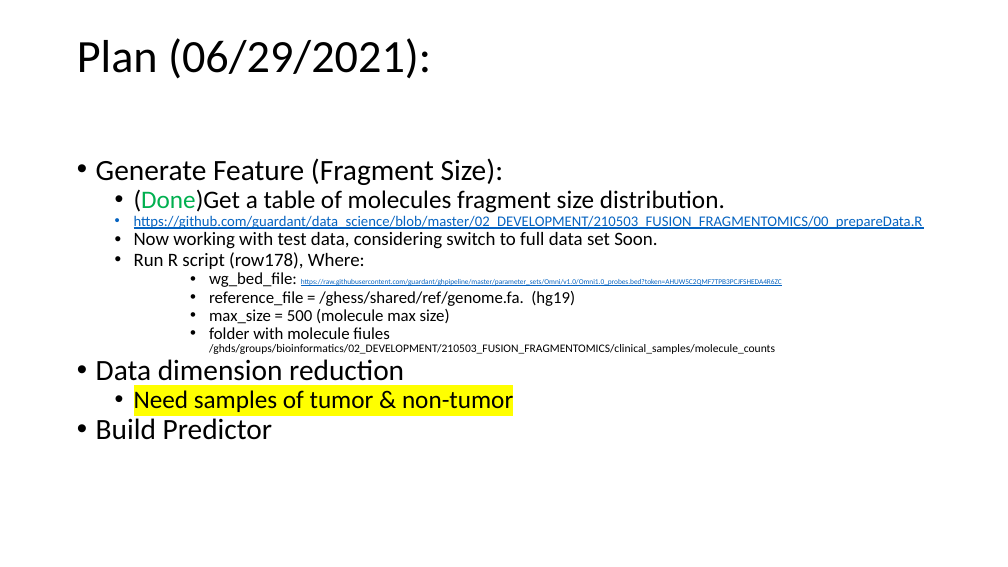
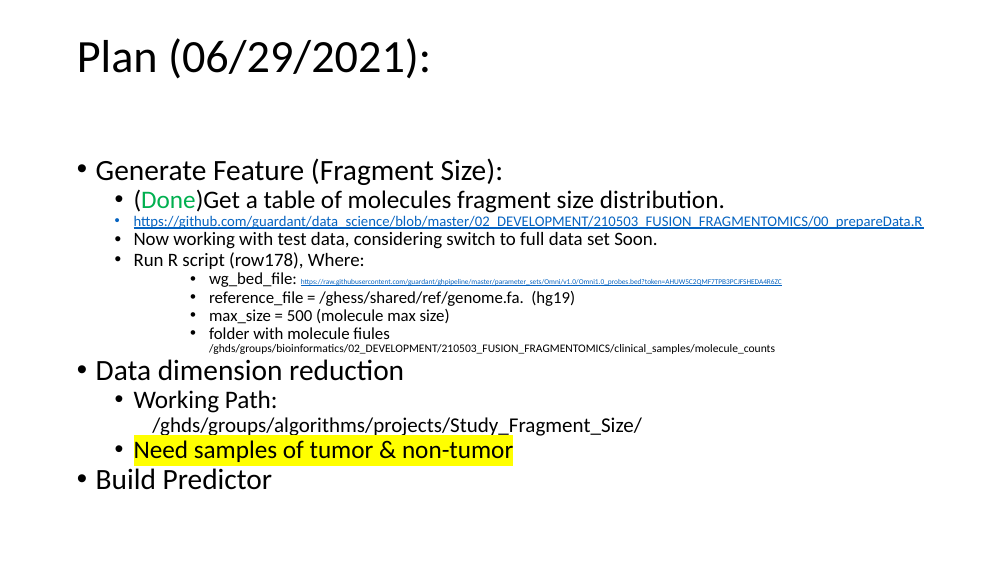
Before and after one commit to gh-xili/gh-xili, a slide deck: slide 3 of Week3/week3_cancer_fraction.pptx. Drawn at 1008x567 pixels with LibreOffice and Linux fonts; fonts in the diff are those of the drawing. Boxes give left, top, right and bottom in pixels: in the first picture for what was removed or moved away, otherwise in the second. Text is boxed around its words. In the diff, an @@ line names an element or a change of style, - is before the commit and + after.

Commit message:
Week3_FragSize_Dis

```diff
--- a/Week3/week3_cancer_fraction.pptx
+++ b/Week3/week3_cancer_fraction.pptx
@@ text at (134, 390, 641, 438): paragraphs added @@
+  • Working Path:
+    /ghds/groups/algorithms/projects/Study_Fragment_Size/
```
Also in this commit, not shown: 4 slides added, 1 slide removed, 6 other files.
